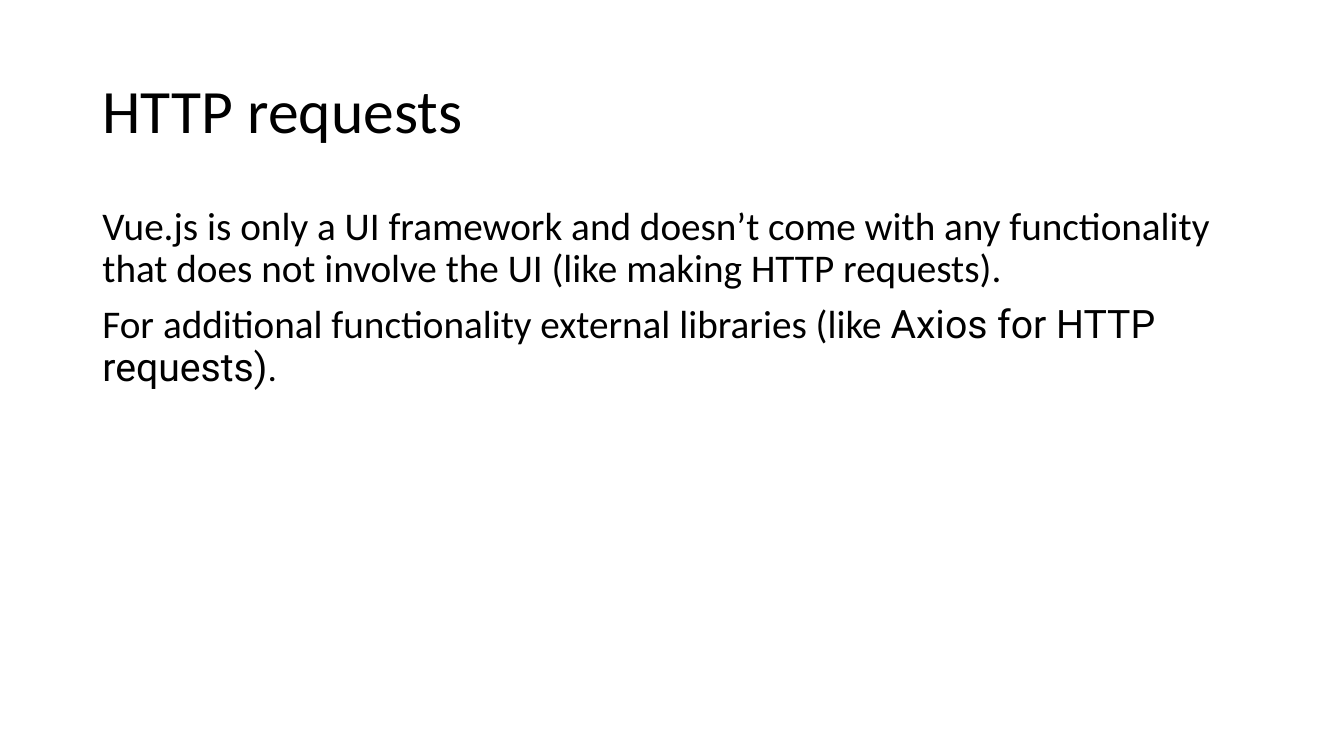
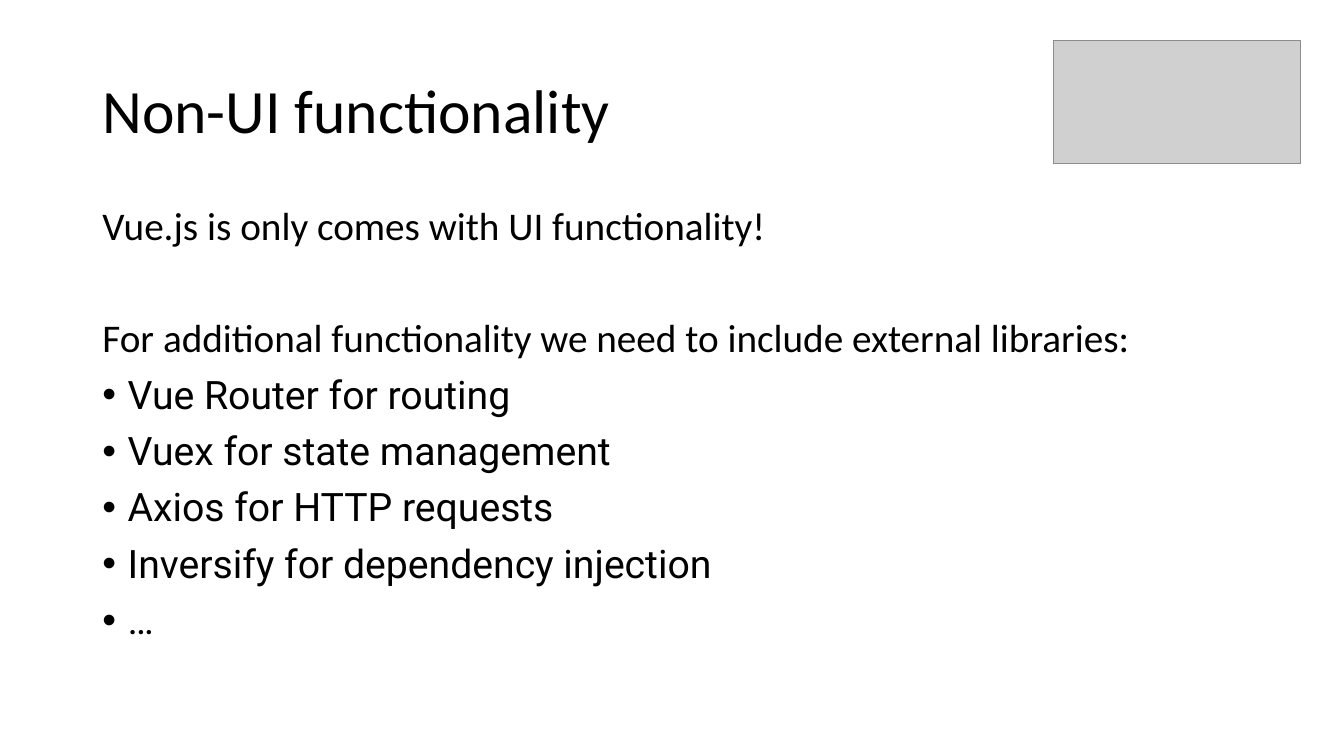
Before and after one commit to aljazsim/vue-masterclass-examples, a slide deck: slide 10 of Vuejs Masterclass.pptx (slide 9 before the commit). Drawn at 1344x756 pixels with LibreOffice and Linux fonts; fonts in the diff are those of the drawing; grey boxes stand for pictures. Boxes give left, top, right and bottom in pixels: in the first picture for what was removed or moved away, otherwise in the second. Text is boxed around its words. In the diff, an @@ line names an element or a change of style, - is before the commit and + after.

```diff
--- a/Vuejs Masterclass.pptx
+++ b/Vuejs Masterclass.pptx
@@ picture added at <box>1054,40,1301,164</box> @@
@@ title at <box>102,90,610,143</box>: text changed @@
-HTTP requests
+Non-UI functionality
@@ text at <box>102,212,1129,587</box>: text changed @@
-Vue.js is only a UI framework and doesn’t come with any functionality that does not involve the UI (like making HTTP requests).
-For additional functionality external libraries (like Axios for HTTP requests).
+Vue.js is only comes with UI functionality!
+For additional functionality we need to include external libraries:
+• Vue Router for routing
+• Vuex for state management
+• Axios for HTTP requests
+• Inversify for dependency injection
+• …
```
Also in this commit, not shown: 7 other slides changed, 32 slides added, 1 other file.
